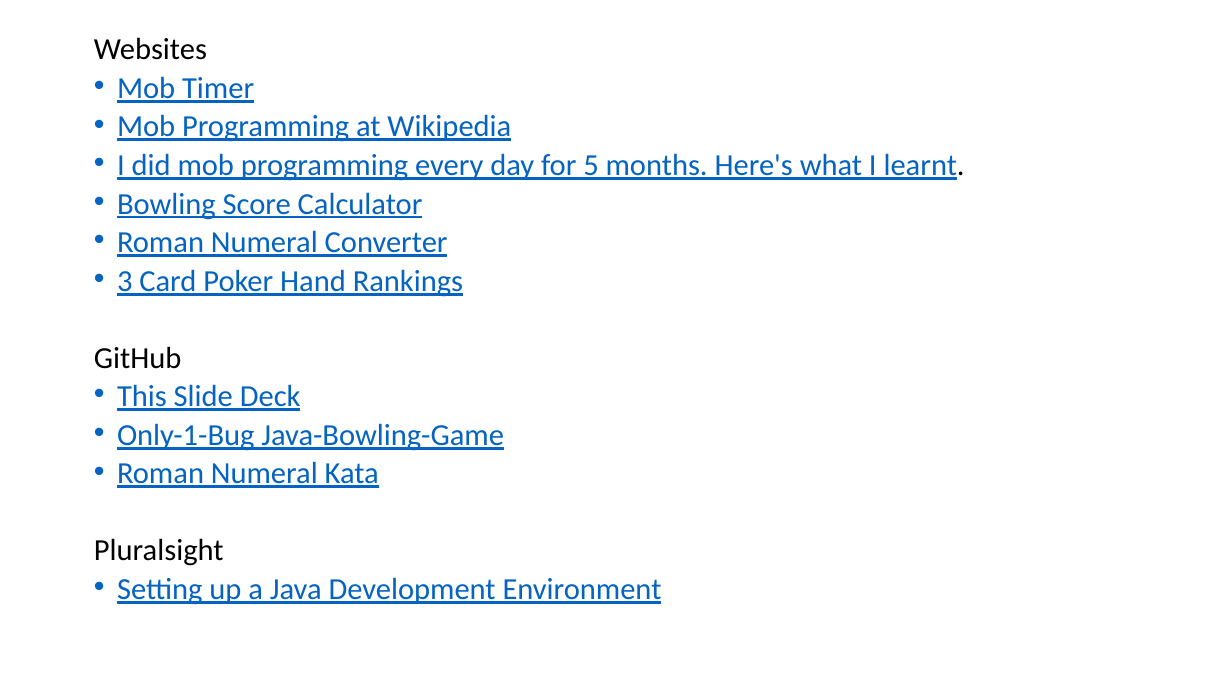
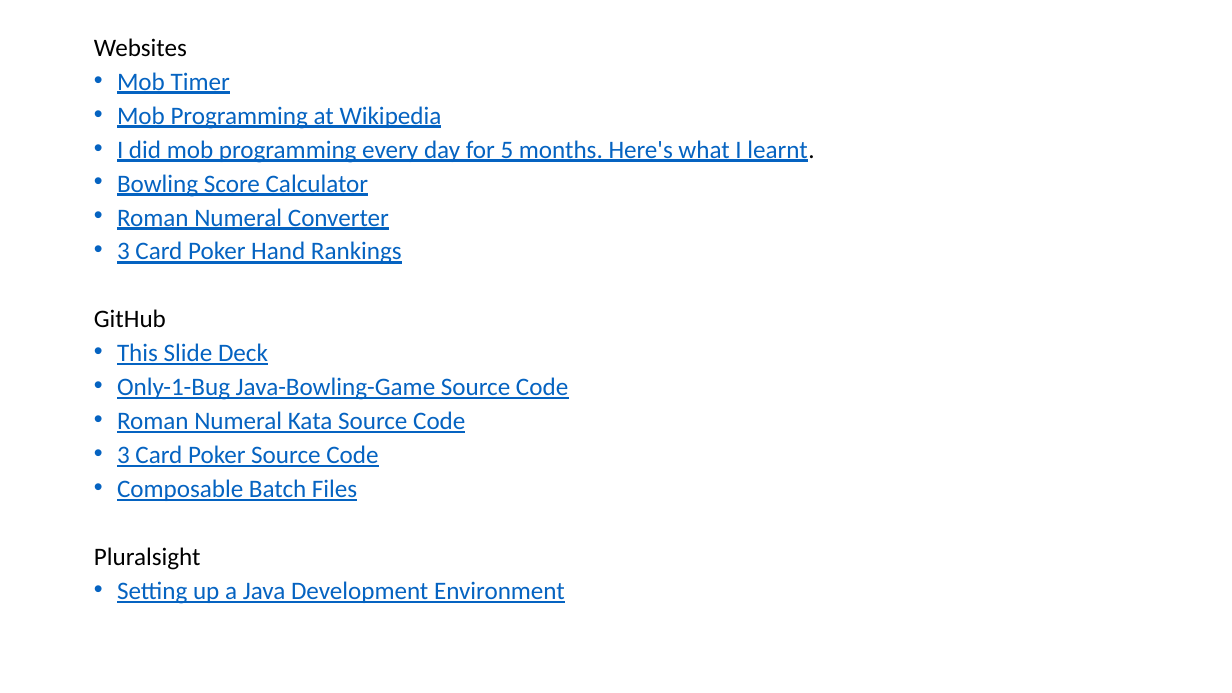
Before and after one commit to jonathan-r-jones/Mob-Programming-Demo, a slide deck: slide 16 of mob.pptx. Drawn at 1232x693 pixels with LibreOffice and Linux fonts; fonts in the diff are those of the drawing. Boxes give left, top, right and bottom in pixels: in the first picture for what was removed or moved away, otherwise in the second. Text is boxed around its words. In the diff, an @@ line names an element or a change of style, - is before the commit and + after.

Commit message:
Nov-30-2020_5:16_PM

```diff
--- a/mob.pptx
+++ b/mob.pptx
@@ text at [94, 38, 814, 604]: size 23.8 to 19.6 pt in "Websites", "Mob Timer", "Mob Programming at Wikipedia", "I did mob programming every day for ..." and 7 more places @@
@@ text at [117, 377, 568, 501]: text changed; size 23.8 to 19.6 pt @@
-• Only-1-Bug Java-Bowling-Game
-• Roman Numeral Kata
+• Only-1-Bug Java-Bowling-Game Source Code
+• Roman Numeral Kata Source Code
+• 3 Card Poker Source Code
+• Composable Batch Files
```
